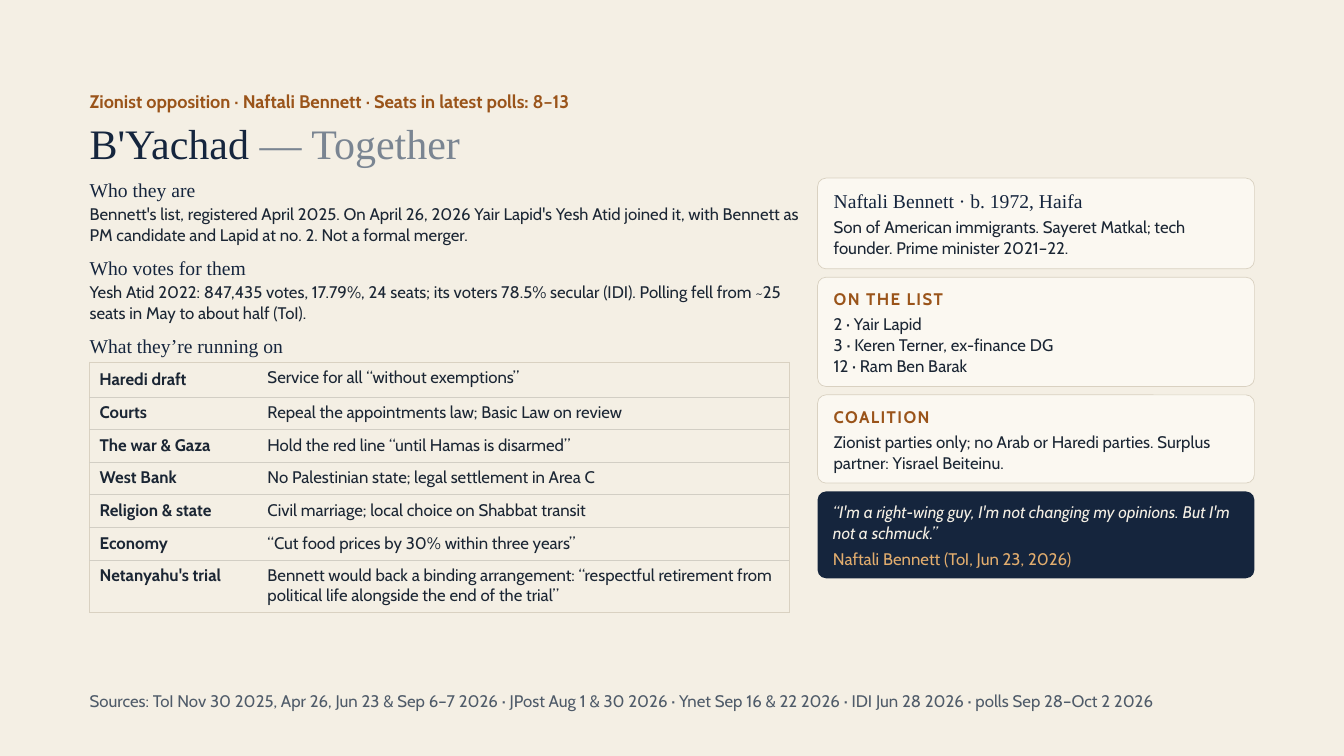
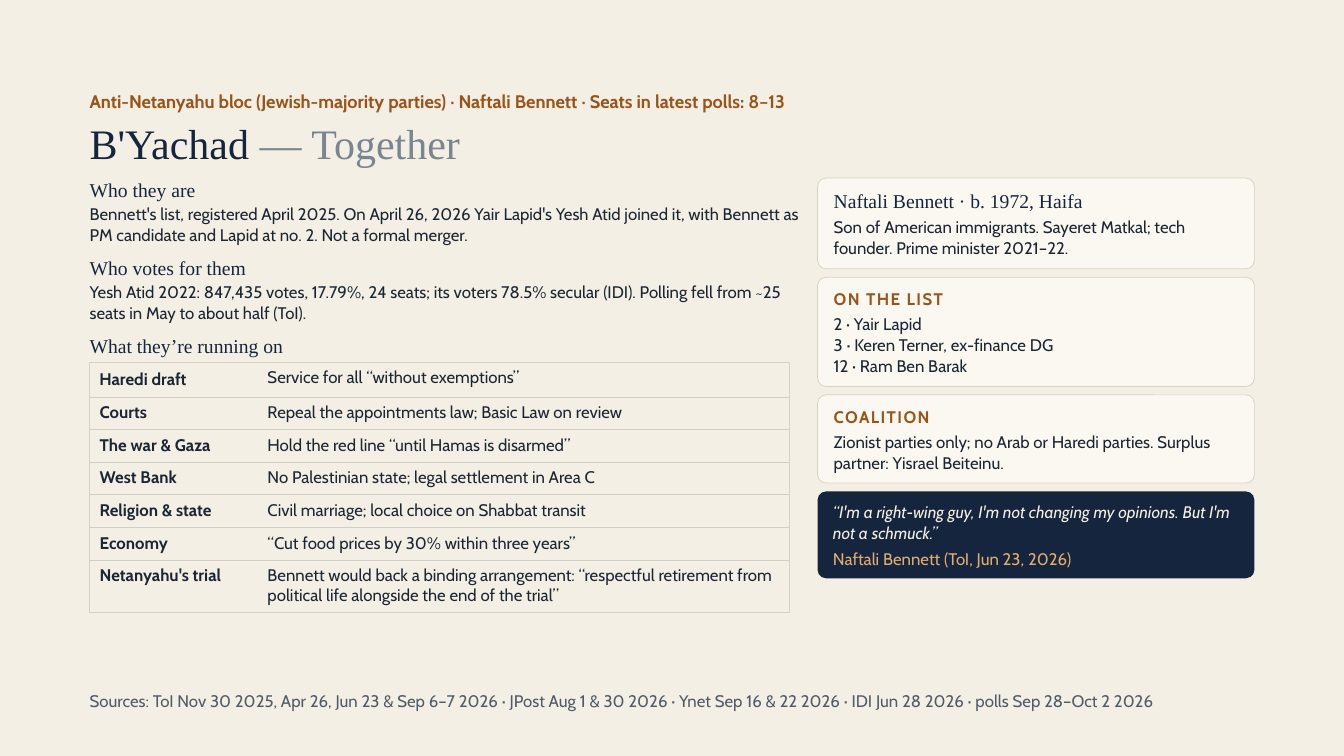
Before and after one commit to RavBogard/israelielection, a slide deck: slide 22 of public/teach/session-1-deck.pptx. Drawn at 1344x756 pixels with LibreOffice and Linux fonts; fonts in the diff are those of the drawing. Boxes give left, top, right and bottom in pixels: in the first picture for what was removed or moved away, otherwise in the second. Text is boxed around its words. In the diff, an @@ line names an element or a change of style, - is before the commit and + after.

```diff
--- a/public/teach/session-1-deck.pptx
+++ b/public/teach/session-1-deck.pptx
@@ text at box(90, 94, 784, 113): text changed @@
-Zionist opposition · Naftali Bennett · Seats in latest polls: 8–13
+Anti-Netanyahu bloc (Jewish-majority parties) · Naftali Bennett · Seats in latest polls: 8–13
```
Also in this commit, not shown: 10 other slides changed, 3 other files.
